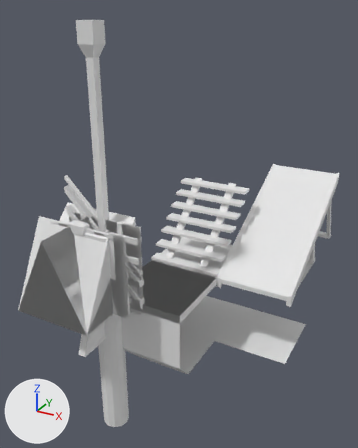
What one commit did to the FBX model Assets/ShapeGrammarGenerator/FountainheadPalaceSG.fbx.
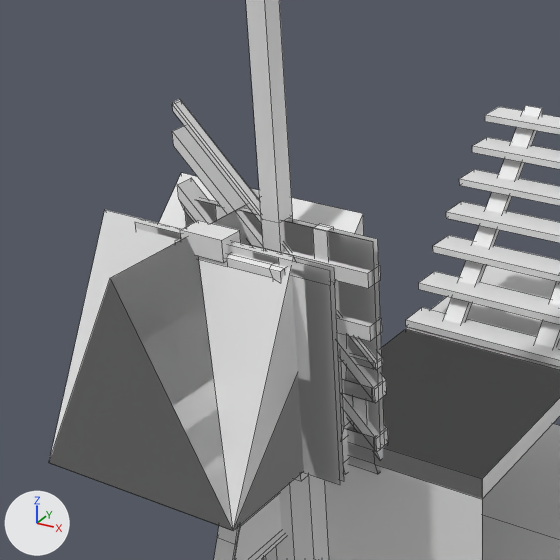
The first picture shows the older version from a camera (50 mm lens) standing at (3.58, -3.77, 3.32) and looking at (0.73, 1.43, 0.73). The close-ups show both versions on the part from 0% to 58% of the width and 31% to 77% of the height of that picture; other places that the commit changed are outside them. Lighting does not change. The marker at lower left points along +X, +Y and +Z. The close-ups show mesh edges as thin lines. Where no turn or scale is listed for an object, it has been applied to the vertices.

Objects in the first close-up: 'BeamMiddle', 'CrossRoof', 'FloorCorner.001', 'FloorEdge.001', 'FullFloor', 'OneDirectionRoof', 'OneSidedWall', 'PillardTop.002', 'RailingUp', 'Roof.001', 'Stairs', 'Wall.004'.
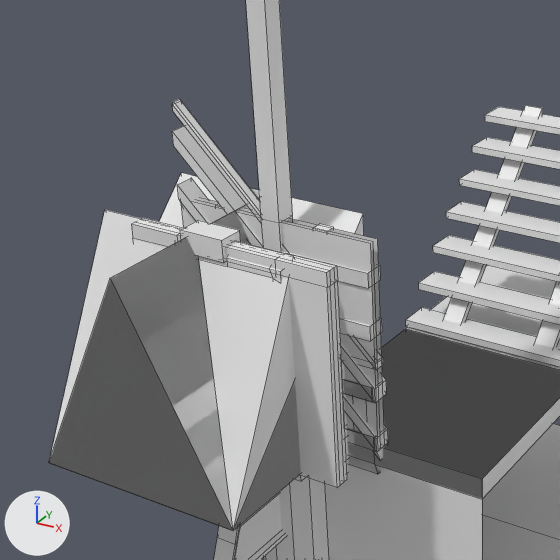
What differs and where, as boxes [x1, y1, x2, y2] in the close-ups (560 x 560 px):
'FancyWall', reshaped (not visible before)
    after: [131, 218, 347, 488]
'OneSidedWall', mesh moved
    before: [185, 201, 380, 434]
    after: [181, 202, 378, 437]
'Wall.004', unchanged, covered by the edit
    before: [135, 222, 344, 485]

Diff of the bpy script that builds the scene:
```diff
--- a/Assets/ShapeGrammarGenerator/FountainheadPalaceSG.fbx.py
+++ b/Assets/ShapeGrammarGenerator/FountainheadPalaceSG.fbx.py
@@ me_cube_039 @@
 me_cube_039.from_pydata(...)  # 4 vertices, 1 face; spans x -0.5..0.5, y -0.015, z 0.0..1.0
 # used by ob_onesidedwall; location = (0.294, 0.412, 0.088)
+# me_cube_039 part 2: the whole mesh is moved by (0.0, -0.02, 0.0)
@@ me_cube_027 @@
 # used by ob_fancywall; location = (0.294, 0.097, 0.088)
-me_cube_027.from_pydata(...)  # 24 vertices, 10 faces; spans x -0.5..0.5, y -0.015..0.015, z 0.0..1.0
+me_cube_027.from_pydata(...)  # 24 vertices, 22 faces; spans x -0.5..0.5, y -0.036..0.036, z 0.0..1.0
+# me_cube_027 part 1: the loose piece of 12 vertices spanning x -0.5..0.5, y -0.015, z 0.0..1.0 is rebuilt with 24 vertices and now spans x -0.5..0.5, y -0.036..0.036, z 0.0..1.0
```
